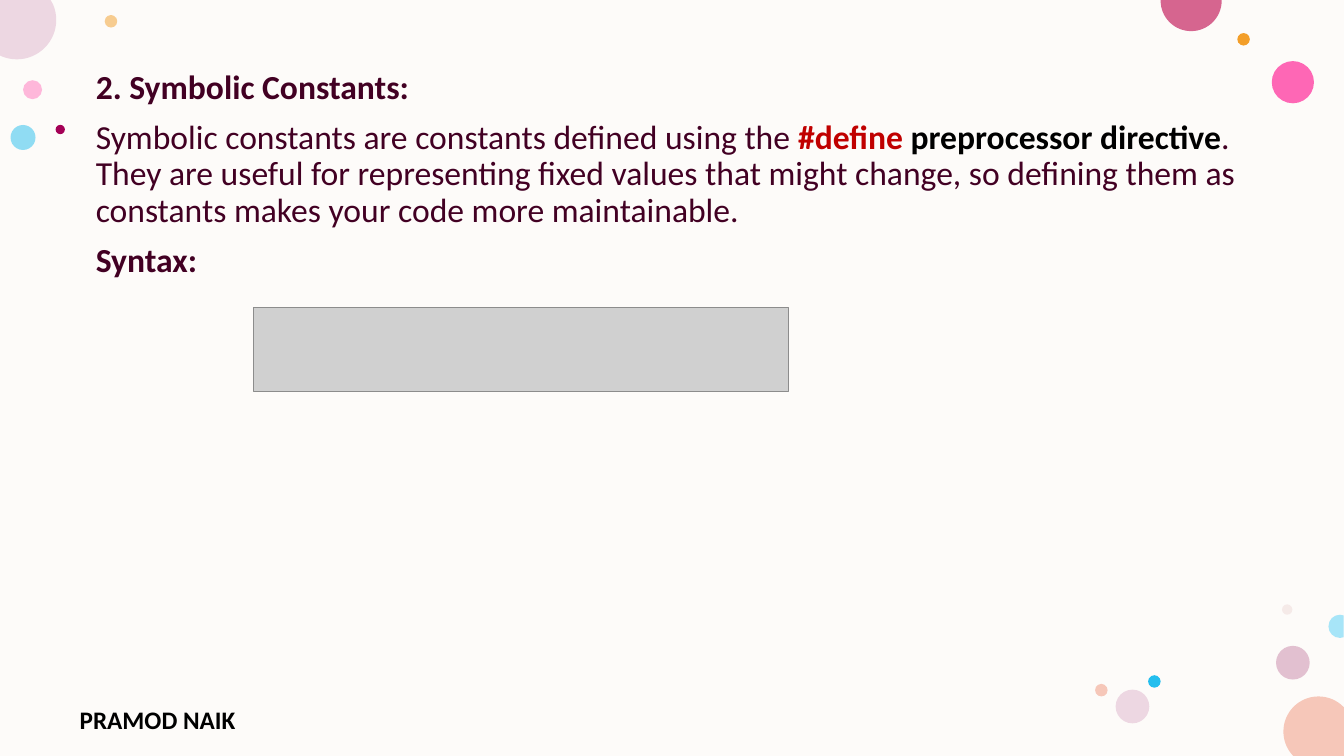
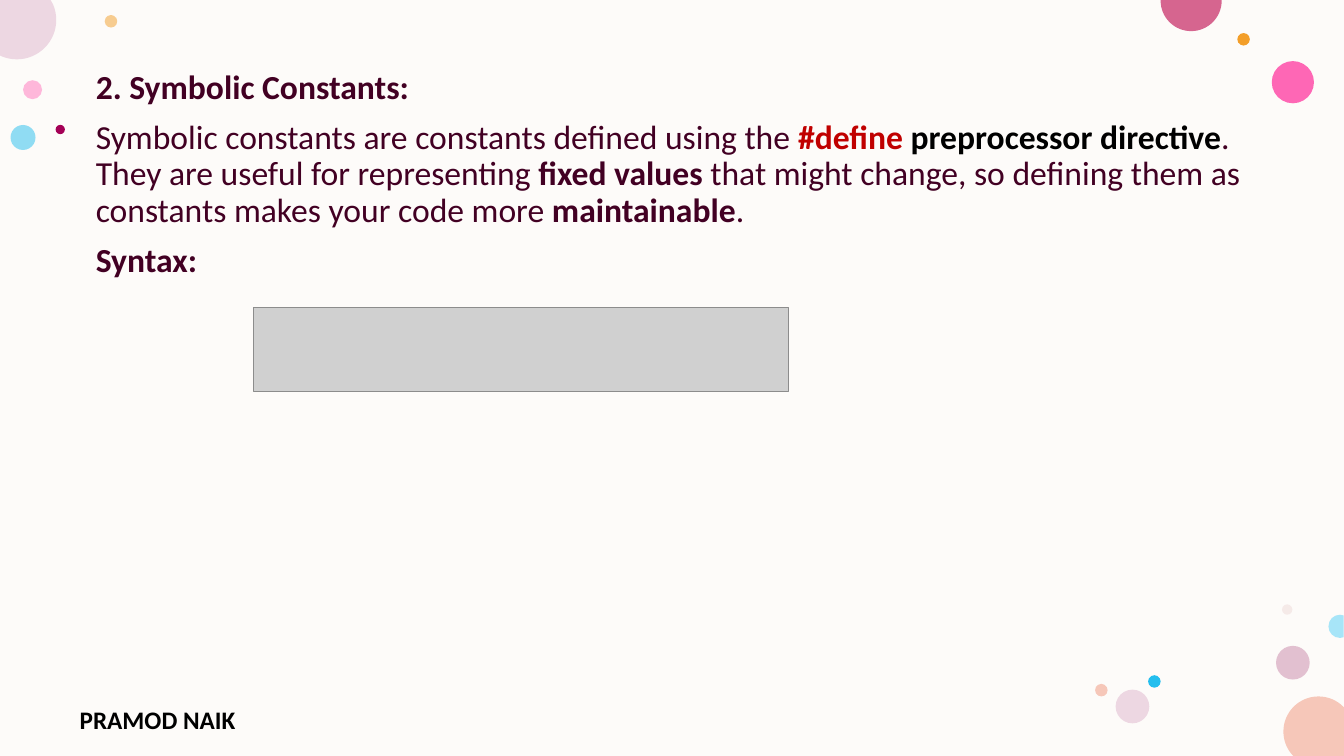
Before and after one commit to PRAMOD-VISHNU-NAIK/MCA-1st-Sem-Shridevi-College, a slide deck: slide 67 of Theory Class-Notes/Unit-1 Basics of C Programming.pptx. Drawn at 1344x756 pixels with LibreOffice and Linux fonts; fonts in the diff are those of the drawing; grey boxes stand for pictures; background and template pictures are left out. Boxes give left, top, right and bottom in pixels: in the first picture for what was removed or moved away, otherwise in the second. Text is boxed around its words. In the diff, an @@ line names an element or a change of style, - is before the commit and + after.

```diff
--- a/Theory Class-Notes/Unit-1 Basics of C Programming.pptx
+++ b/Theory Class-Notes/Unit-1 Basics of C Programming.pptx
@@ text at (96, 125, 1240, 228): bold on in "fixed values maintainable." @@
```
Also in this commit, not shown: 5 other slides changed, 4 other files.
